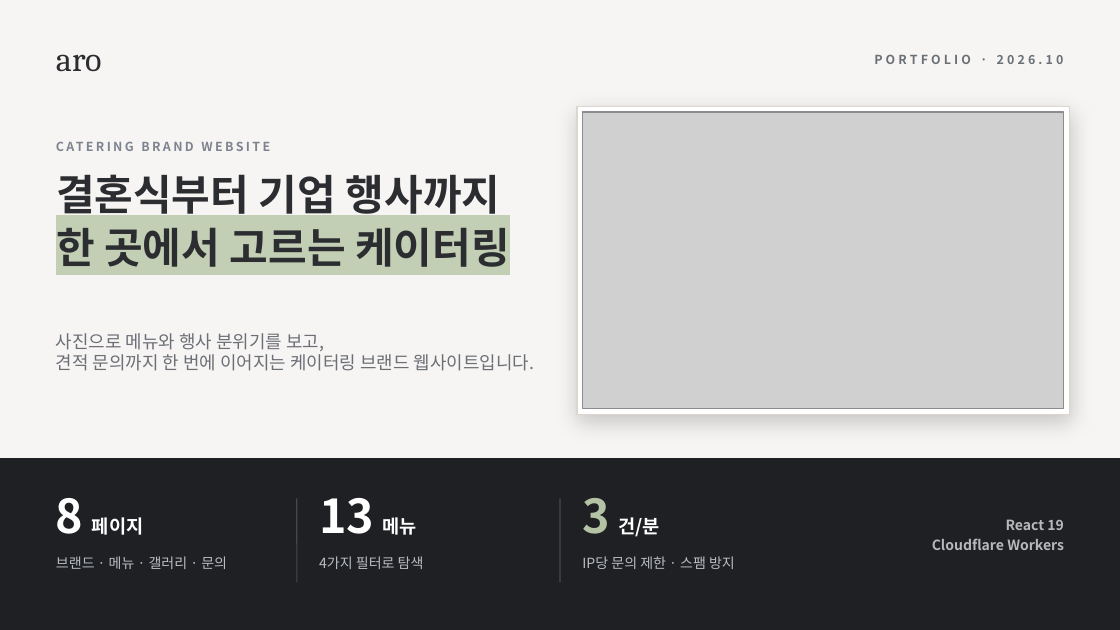
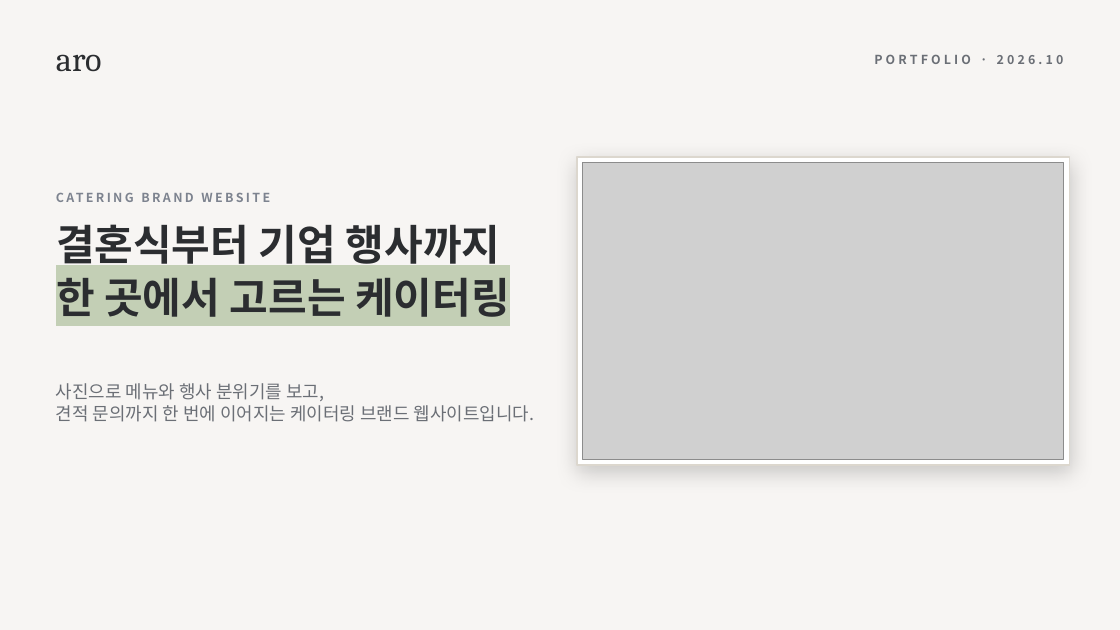
Before and after one commit to hyeran712/aro1, a slide deck: slide 1 of output/ARO_website_portfolio_summary.pptx. Drawn at 1120x630 pixels with LibreOffice and Linux fonts; fonts in the diff are those of the drawing; grey boxes stand for pictures. Boxes give left, top, right and bottom in pixels: in the first picture for what was removed or moved away, otherwise in the second. Text is boxed around its words. In the diff, an @@ line names an element or a change of style, - is before the commit and + after.

```diff
--- a/output/ARO_website_portfolio_summary.pptx
+++ b/output/ARO_website_portfolio_summary.pptx
@@ 2 texts, 1 picture, 1 rectangle: place and size @@
-2 texts, 1 picture, 1 rectangle at <box>56,106,1070,414</box>
+2 texts, 1 picture, 1 rectangle at <box>56,157,1070,465</box>
@@ text "사진으로 메뉴와 행사 분위기를 보고,": place and size @@
-text "사진으로 메뉴와 행사 분위기를 보고," at <box>56,333,534,371</box>
+text "사진으로 메뉴와 행사 분위기를 보고," at <box>56,383,534,422</box>
@@ rectangle removed at <box>0,459,1120,629</box> @@
@@ text removed at <box>56,498,143,535</box> @@
-8 페이지
@@ line removed from (297, 498) to (297, 582) @@
@@ text removed at <box>319,498,417,535</box> @@
-13 메뉴
@@ line removed from (560, 498) to (560, 582) @@
@@ text removed at <box>582,498,660,537</box> @@
-3 건/분
@@ text removed at <box>932,519,1064,550</box> @@
-React 19
-Cloudflare Workers
@@ text removed at <box>56,556,227,569</box> @@
-브랜드 · 메뉴 · 갤러리 · 문의
@@ text removed at <box>319,556,424,569</box> @@
-4가지 필터로 탐색
@@ text removed at <box>582,556,735,569</box> @@
-IP당 문의 제한 · 스팸 방지
```
Also in this commit, not shown: 1 other file.
